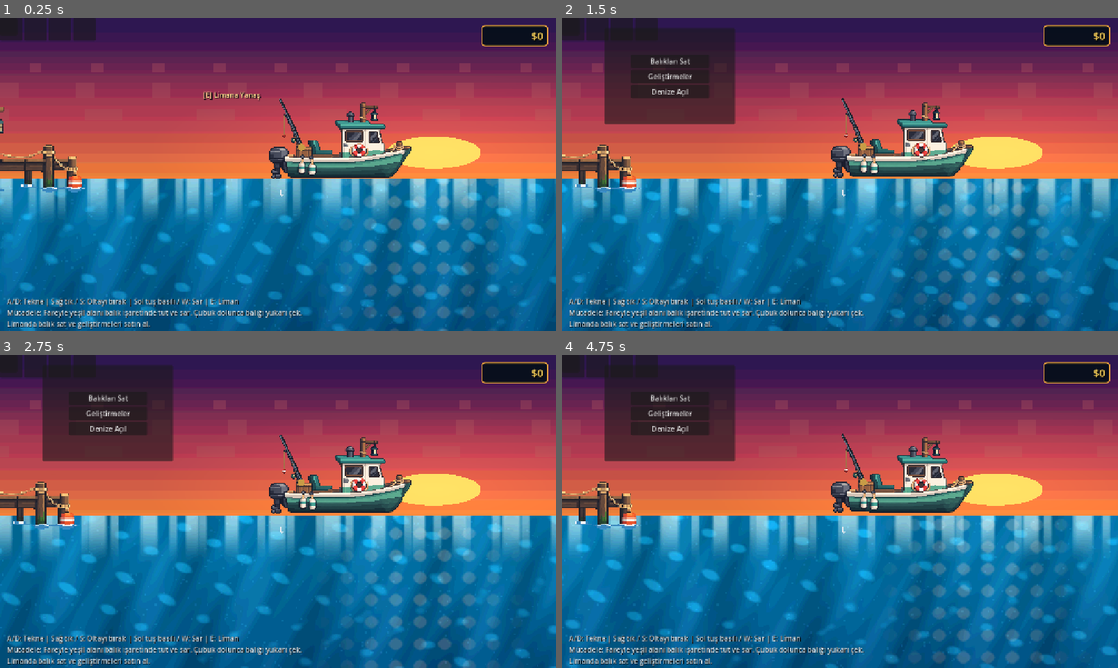
Above: before the commit, frames 1-4 (two rows, left to right).
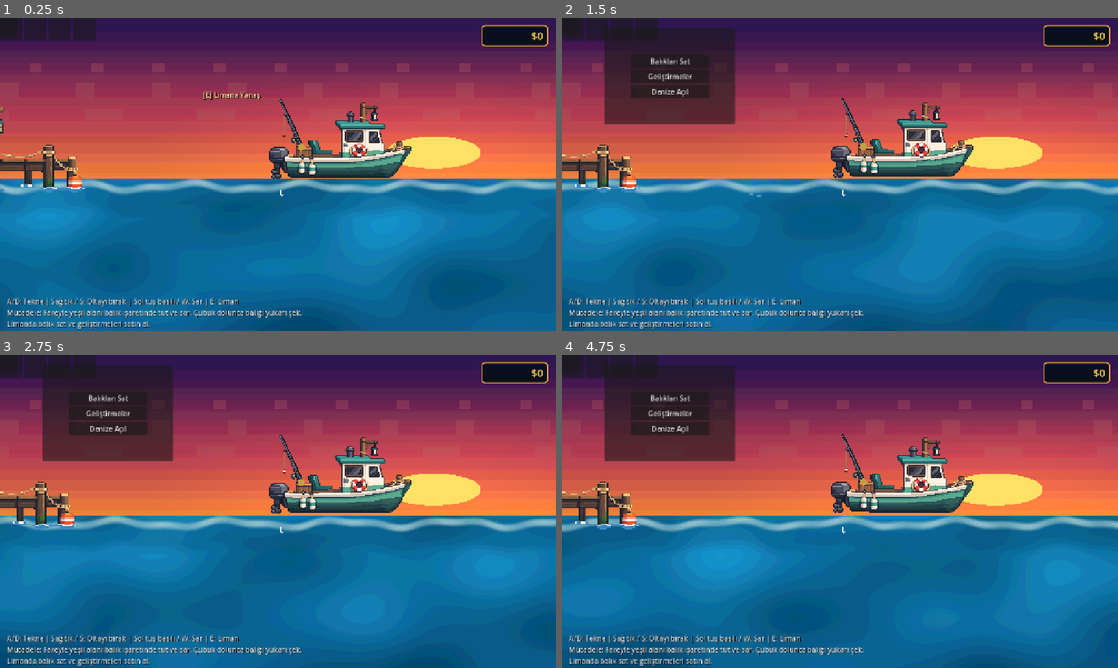
Above: after the commit, the same moments.

Repository: mirackayademir/TinyFisher
Game: Godot game, scene res://scenes/world.tscn
Two runs of this game, one before a commit and one after it. Both use one fixed random seed, a clock stepped at 60 frames per second and the inputs below.
Inputs (mouse positions are in pixels of both pictures, inside the frame that each line leads up to):
- Up to frame 1 (0.25 s): no input
- Up to frame 2 (1.5 s): move the mouse to (962, 158) at 0.52 s; hold D (move_right) 0.53-1.28 s; tap E (dock) at 0.6, 1.35 s; click (962, 158) at 0.67 s; move the mouse to (728, 190) at 1.27 s; hold S from 1.28 s (still down)
- Up to frame 3 (2.75 s): move the mouse to (333, 442) at 2.02 s; release S at 2.03 s; hold D (move_right) from 2.03 s (still down); tap E (dock) at 2.1 s
- Up to frame 4 (4.75 s): move the mouse to (812, 574) at 2.77 s; release D (move_right) at 2.78 s; hold W 2.78-3.53 s; tap E (dock) at 2.85, 3.6, 4.35 s; click (812, 574) at 2.92 s; move the mouse to (1006, 558) at 3.52 s; hold A (move_left) from 3.53 s (still down); move the mouse to (673, 464) at 4.27 s

The runs differ from the first frame. In frame 1, 20% of the frame differs, in the area x 0-100%, y 51-100%; in frame 2, 19%; in frame 3, 19%; in frame 4, 21%.

Commit message:
Simplify ocean and add cleaner wave surface

Diff:
--- a/shaders/ocean.gdshader
+++ b/shaders/ocean.gdshader
@@ -1,50 +1,44 @@
 shader_type canvas_item;
 
 void fragment() {
+	vec2 uv = UV;
 	vec2 suv = SCREEN_UV;
-	vec2 uv = UV;
 	float t = TIME;
 
-	// Daha canlı ama derinleştikçe sakinleşen deniz paleti.
-	float depth = clamp(uv.y * 1.18, 0.0, 1.0);
-	vec3 surface_color = vec3(0.025, 0.46, 0.66);
-	vec3 mid_color = vec3(0.018, 0.25, 0.43);
-	vec3 deep_color = vec3(0.008, 0.065, 0.16);
-	vec3 water = mix(surface_color, mid_color, smoothstep(0.0, 0.48, depth));
+	// Daha sade, Cat Goes Fishing hissine yakın ama özgün deniz paleti.
+	float depth = clamp(uv.y, 0.0, 1.0);
+	vec3 top_color = vec3(0.055, 0.45, 0.64);
+	vec3 mid_color = vec3(0.025, 0.24, 0.40);
+	vec3 deep_color = vec3(0.010, 0.085, 0.18);
+
+	vec3 water = mix(top_color, mid_color, smoothstep(0.0, 0.48, depth));
 	water = mix(water, deep_color, smoothstep(0.42, 1.0, depth));
 
-	// Birbirinden farklı hızlarda akan dalga katmanları.
-	float long_wave = sin(suv.x * 34.0 + t * 1.55 + sin(suv.x * 8.0 - t * 0.55) * 1.1);
-	float medium_wave = sin(suv.x * 71.0 - t * 2.15 + suv.y * 17.0);
-	float short_wave = sin((suv.x * 1.35 + suv.y * 0.45) * 108.0 + t * 3.1);
-	float wave_mix = long_wave * 0.52 + medium_wave * 0.31 + short_wave * 0.17;
-	water += vec3(0.025, 0.095, 0.13) * wave_mix * (1.0 - depth * 0.72);
+	// Sakin, geniş yatay su katmanları.
+	float band_a = sin(depth * 28.0 + suv.x * 8.0 - t * 0.55);
+	float band_b = sin(depth * 48.0 - suv.x * 11.0 + t * 0.38);
+	water += vec3(0.018, 0.052, 0.072) * band_a * (1.0 - depth * 0.55);
+	water += vec3(0.010, 0.030, 0.045) * band_b * 0.55;
 
-	// Gün batımının kırık, titreşen sıcak yansıması.
-	float reflection_lane = 1.0 - smoothstep(0.035, 0.22, abs(suv.x - 0.76));
-	float reflection_noise = sin(suv.x * 143.0 + t * 2.4) + sin(suv.y * 89.0 - t * 1.9);
-	float reflection_bits = smoothstep(0.45, 1.25, reflection_noise);
-	water += vec3(0.34, 0.13, 0.035) * reflection_lane * reflection_bits * (1.0 - depth) * 0.78;
+	// Yüzeyden aşağı doğru çok hafif ışık huzmeleri.
+	float ray = sin(suv.x * 21.0 + t * 0.34) * 0.5 + 0.5;
+	ray *= sin(suv.x * 11.0 - t * 0.22) * 0.5 + 0.5;
+	water += vec3(0.035, 0.095, 0.11) * ray * (1.0 - smoothstep(0.0, 0.68, depth));
 
-	// Su altındaki hareketli ışık kırılmaları.
-	float ca = sin(suv.x * 67.0 + suv.y * 35.0 + t * 1.8 + sin(suv.y * 21.0));
-	float cb = sin(suv.x * 44.0 - suv.y * 51.0 - t * 1.25);
-	float cc = sin((suv.x - suv.y) * 92.0 + t * 0.85);
-	float caustic = smoothstep(1.28, 2.05, ca + cb + cc * 0.42);
-	water += vec3(0.055, 0.19, 0.22) * caustic * (1.0 - depth * 0.72);
+	// Üst çizgide hareketli dalga/köpük görünümü.
+	float wave_y = 0.012
+		+ sin(suv.x * 31.0 + t * 1.65) * 0.0045
+		+ sin(suv.x * 67.0 - t * 1.05) * 0.0022;
+	float crest_dist = abs(uv.y - wave_y);
+	float crest = 1.0 - smoothstep(0.0015, 0.0085, crest_dist);
+	float crest_break = 0.72 + 0.28 * (sin(suv.x * 73.0 + t * 2.0) * 0.5 + 0.5);
+	water = mix(water, vec3(0.78, 0.94, 0.96), crest * crest_break * 0.88);
 
-	// Yüzeye yakın birkaç farklı köpüklü dalga sırası.
-	float surface_mask = 1.0 - smoothstep(0.0, 0.075, uv.y);
-	float crest_a = smoothstep(0.63, 0.88, sin(suv.x * 76.0 + t * 2.55 + sin(suv.x * 17.0) * 0.8) * 0.5 + 0.5);
-	float crest_b = smoothstep(0.72, 0.94, sin(suv.x * 119.0 - t * 2.0 + 1.4) * 0.5 + 0.5);
-	float crest = max(crest_a * 0.82, crest_b * 0.62);
-	water = mix(water, vec3(0.80, 0.96, 0.98), crest * surface_mask * 0.86);
+	// Dalganın hemen altındaki koyu gölge su yüzeyini daha hacimli gösterir.
+	float under_wave = 1.0 - smoothstep(0.010, 0.034, abs(uv.y - wave_y - 0.015));
+	water = mix(water, vec3(0.025, 0.23, 0.36), under_wave * 0.22);
 
-	// Çok hafif askıdaki parçacık hissi; balıklar boş bir renk bloğunda durmasın.
-	float speck = step(0.986, fract(sin(dot(floor(suv * vec2(320.0, 190.0)), vec2(12.9898, 78.233))) * 43758.5453));
-	water += vec3(0.08, 0.14, 0.17) * speck * (0.35 + depth * 0.35);
-
-	// Pixel-art paletini koru.
-	water = floor(clamp(water, 0.0, 1.0) * 30.0) / 30.0;
+	// Pixel-art görünümü için sınırlı renk adımları.
+	water = floor(clamp(water, 0.0, 1.0) * 28.0) / 28.0;
 	COLOR = vec4(water, 1.0);
 }
